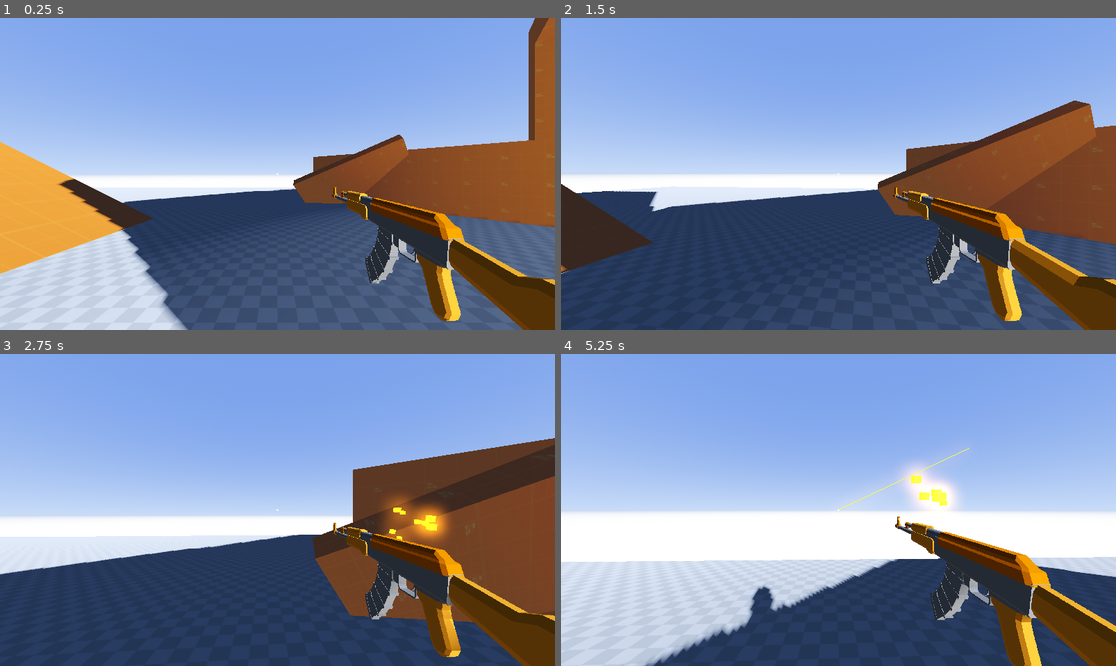
Above: before the commit, frames 1-4 (two rows, left to right).
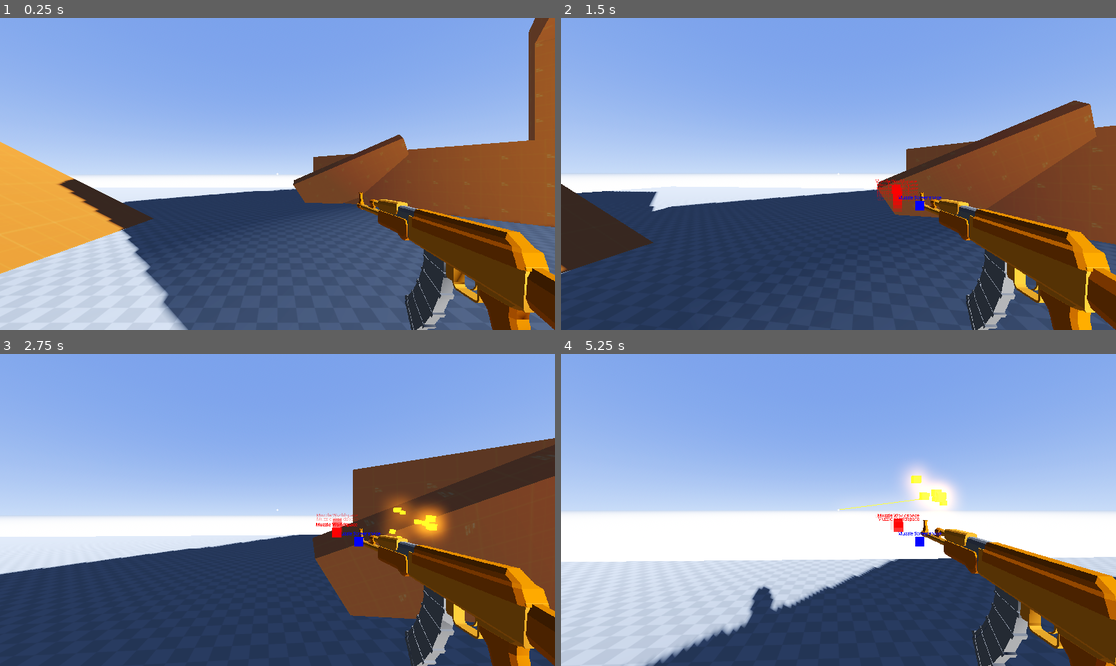
Above: after the commit, the same moments.

Repository: xandwr/deadshot-duels
Game: Godot game, scene res://Scenes/TestWorld.tscn
Same seed, same stepped clock (60 frames per second), same inputs: the game is played once before the commit and once after it. A sky picture missing from this copy of the repository is replaced by a grey-blue gradient.
Inputs (mouse positions are in pixels of both pictures, inside the frame that each line leads up to):
- Up to frame 1 (0.25 s): no input
- Up to frame 2 (1.5 s): tap Enter at 0.5 s; move the mouse to (866, 174) at 0.52 s; press the mouse at (866, 174) at 0.53 s; hold W (move_forward) from 0.53 s (still down); tap Space (jump) at 0.77 s; move the mouse to (810, 174) at 1.27 s; release the mouse at (810, 174) at 1.28 s; click (810, 174) at 1.35 s
- Up to frame 3 (2.75 s): keep holding W (move_forward); tap Space (jump) at 1.52 s; move the mouse to (288, 503) at 2.02 s; press the mouse at (288, 503) at 2.03 s
- Up to frame 4 (5.25 s): keep holding W (move_forward); move the mouse to (832, 516) at 2.77 s; release the mouse at (832, 516) at 2.78 s; click (832, 516) at 2.85 s; tap Space (jump) at 3.02, 3.77, 4.52 s; move the mouse to (877, 513) at 3.52 s; press the mouse at (877, 513) at 3.53 s; move the mouse to (794, 506) at 4.27 s; release the mouse at (794, 506) at 4.28 s; click (794, 506) at 4.35 s; move the mouse to (844, 510) at 5.02 s; press the mouse at (844, 510) at 5.03 s

The runs differ from the first frame. In frame 1, 7.0% of the frame differs, in the area x 59-100%, y 54-100%; in frame 2, 7.8%; in frame 3, 7.1%; in frame 4, 8.1%, in the area x 50-100%, y 30-100%.

Commit message:
SubViewport camera positioning/projection debugging

Diff:
--- a/Guns/assault_rifle.tscn
+++ b/Guns/assault_rifle.tscn
@@ -195,9 +195,9 @@
 layers = 2
 mesh = SubResource("ArrayMesh_pxebu")
 skeleton = NodePath("")
-surface_material_override/0 = ExtResource("1_tfdsi")
+surface_material_override/0 = ExtResource("2_mt03c")
 surface_material_override/1 = ExtResource("2_qw8k1")
-surface_material_override/2 = ExtResource("2_qw8k1")
+surface_material_override/2 = ExtResource("1_tfdsi")
 surface_material_override/3 = ExtResource("2_mt03c")
 surface_material_override/4 = ExtResource("1_tfdsi")
 
--- a/player.gd
+++ b/player.gd
@@ -17,6 +17,7 @@
 @onready var bullet_impact_particles = preload("res://bullet_impact_particles.tscn")
 @onready var bullet_hole = preload("res://bullet_hole.tscn")
 @onready var shot_sound_source: AudioStreamPlayer3D = $"SubViewportContainer/SubViewport/Camera3D/GunPoint/Assault Rifle/AudioStreamPlayer3D"
+@onready var subviewport: SubViewport = $SubViewportContainer/SubViewport
 @onready var subviewport_camera: Camera3D = $SubViewportContainer/SubViewport/Camera3D
 
 var shoot_sounds: Array[AudioStream] = [
@@ -107,8 +108,21 @@
 	var tracer = Tracer.new()
 	get_tree().root.add_child(tracer)
 
-	var muzzle_world = muzzle.global_transform.origin
-	tracer.init(muzzle_world, collision_point)
+	var test = main_camera.unproject_position(muzzle.global_transform.origin)
+	var muzzle_screenspace = subviewport_camera.unproject_position(muzzle.global_transform.origin)
+	var test_1 = load("res://test_indicator.tscn").instantiate() as Node2D
+	var test_2 = load("res://test_indicator.tscn").instantiate() as Node2D
+	add_child(test_1)
+	add_child(test_2)
+	test_1.position = muzzle_screenspace
+	test_1.modulate = Color(0, 0, 255)
+	test_1.label.text = "Muzzle Screenspace"
+	test_2.position = test
+	test_2.modulate = Color(255, 0, 0)
+	test_2.label.text = "Muzzle Worldspace"
+
+	var muzzle_world_adjusted = subviewport_camera.project_position(muzzle_screenspace, 1.0)
+	tracer.init(muzzle_world_adjusted, collision_point)
 
 
 func _play_shoot_sound() -> void:
--- a/player.tscn
+++ b/player.tscn
@@ -82,12 +82,10 @@
 [node name="Camera3D" type="Camera3D" parent="SubViewportContainer/SubViewport"]
 transform = Transform3D(1, 0, 0, 0, 1, 0, 0, 0, 1, 0, 1.8, 0)
 cull_mask = 2147483646
-fov = 80.0
+fov = 60.0
 script = ExtResource("6_8uv5t")
 
 [node name="GunPoint" type="Node3D" parent="SubViewportContainer/SubViewport/Camera3D"]
 transform = Transform3D(1, 0, 0, 0, 1, 0, 0, 0, 1, 0.175, -0.125, -0.2)
 
 [node name="Assault Rifle" parent="SubViewportContainer/SubViewport/Camera3D/GunPoint" instance=ExtResource("3_qdcdx")]
-
-[editable path="SubViewportContainer/SubViewport/Camera3D/GunPoint/Assault Rifle"]
--- /dev/null
+++ b/test_indicator.gd
@@ -0,0 +1,15 @@
+extends Node2D
+
+@onready var label: Label = $Label
+
+var lifetime = 1.0
+var time_elapsed: float = 0.0
+
+
+func _process(delta: float) -> void:
+	time_elapsed += delta
+
+	modulate.a = 1.0 - (time_elapsed / lifetime)
+
+	if time_elapsed >= lifetime:
+		queue_free()
--- /dev/null
+++ b/test_indicator.tscn
@@ -0,0 +1,23 @@
+[gd_scene load_steps=3 format=3 uid="uid://c5hidbx0teg0d"]
+
+[ext_resource type="Script" path="res://test_indicator.gd" id="1_vn6cy"]
+
+[sub_resource type="PlaceholderTexture2D" id="PlaceholderTexture2D_oau2g"]
+size = Vector2(32, 32)
+
+[node name="TestIndicator" type="Node2D"]
+script = ExtResource("1_vn6cy")
+
+[node name="Sprite2D" type="Sprite2D" parent="."]
+texture = SubResource("PlaceholderTexture2D_oau2g")
+
+[node name="Label" type="Label" parent="."]
+offset_left = -142.0
+offset_top = -39.0
+offset_right = 2698.0
+offset_bottom = 174.0
+scale = Vector2(0.1, 0.1)
+theme_override_font_sizes/font_size = 156
+text = "Test"
+horizontal_alignment = 1
+vertical_alignment = 1
